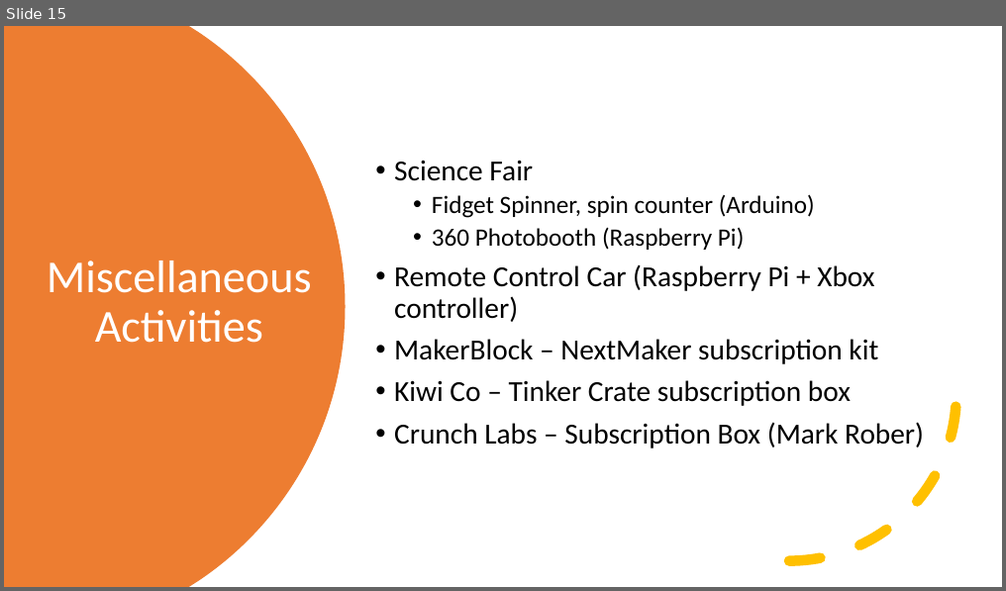
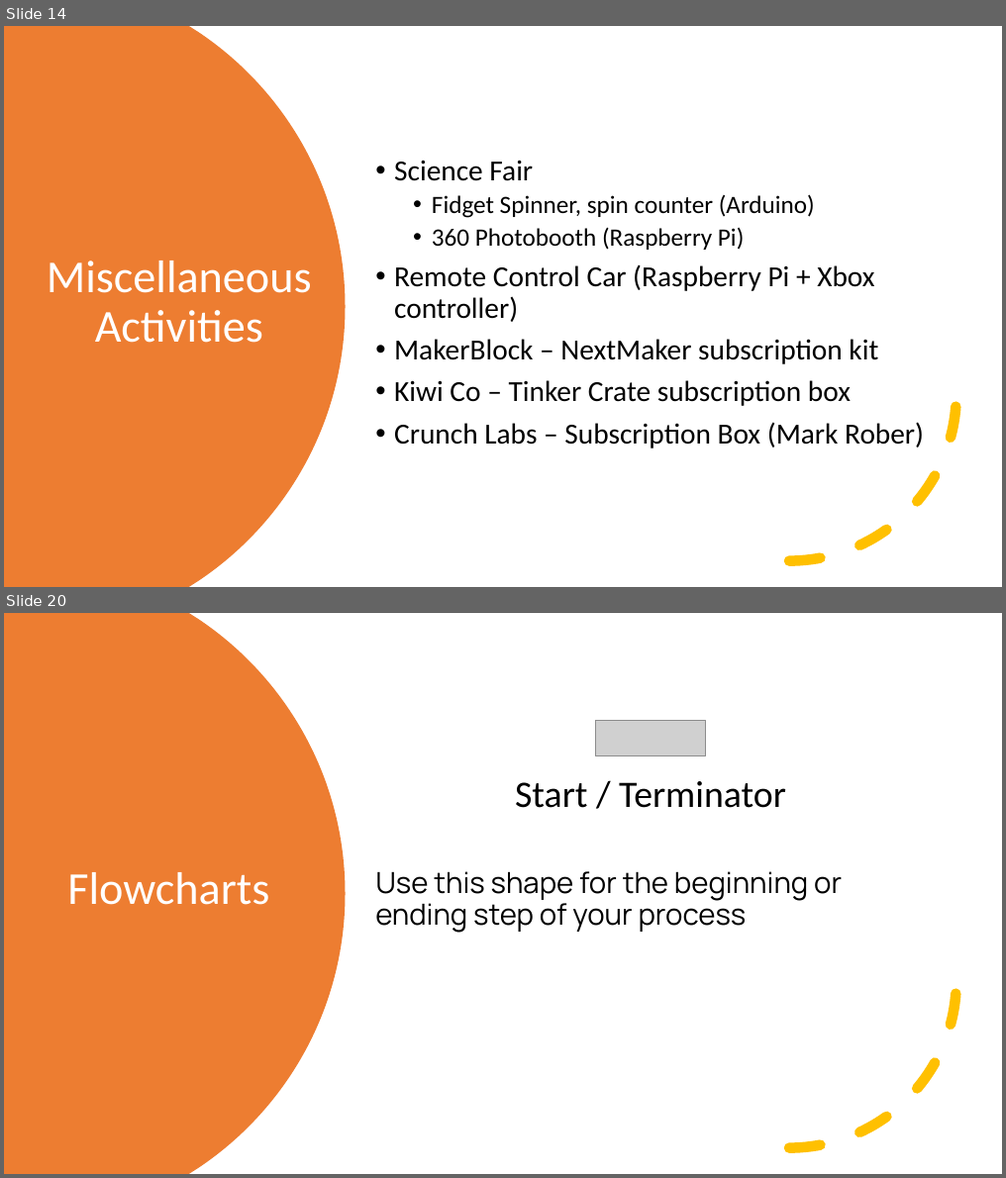
Before and after one commit to kevmoens/ThatConference2022, a slide deck: ThatConference2022.pptx. Shown one above the other, each under a label of ours: slide 15 before the commit, slides 14 and 20 after it; the slides between them are not shown. The pictures are 1006x591 and 1006x1178 pixels, drawn with LibreOffice and Linux fonts; fonts in the diff are those of the drawing; grey boxes stand for pictures. Boxes give left, top, right and bottom in pixels: in the first picture for what was removed or moved away, otherwise in the second. Text is boxed around its words. In the diff, an @@ line names an element or a change of style, - is before the commit and + after.

```diff
--- a/ThatConference2022.pptx
+++ b/ThatConference2022.pptx
@@ slide 20 added at [4, 613, 1002, 1174], background #FFFFFF @@
@@ freeform shape added at [4, 613, 346, 1174], fill #ED7D31 @@
@@ picture added at [595, 720, 706, 756] @@
@@ text added at [375, 781, 842, 933], 28 pt, text #000000 @@
+Start / Terminator
+Use this shape for the beginning or ending step of your process
@@ arc (boxed as its full ellipse) added at [623, 814, 957, 1149], outline #FFC000 10 pt dashed @@
@@ title added at [67, 872, 269, 905], 44 pt, text #FFFFFF @@
+Flowcharts
@@ what was slide 15 is now slide 14 @@
```
Also in this commit, not shown: 1 slide changed, 12 other slides added, 4 slides removed, 2 other files.
